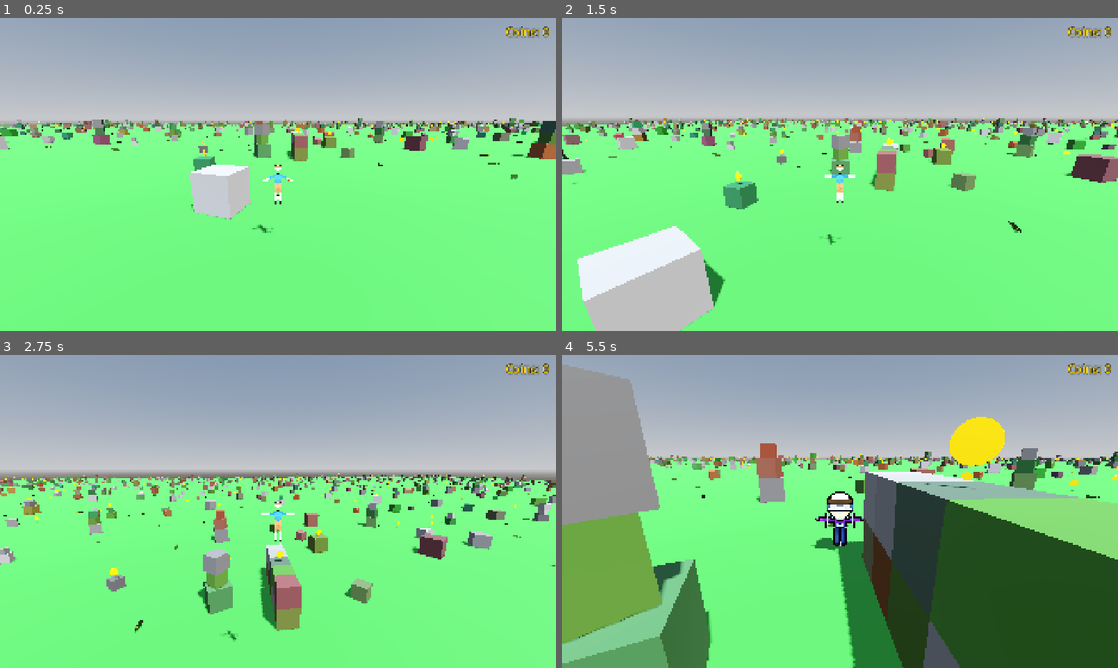
Above: before the commit, frames 1-4 (two rows, left to right).
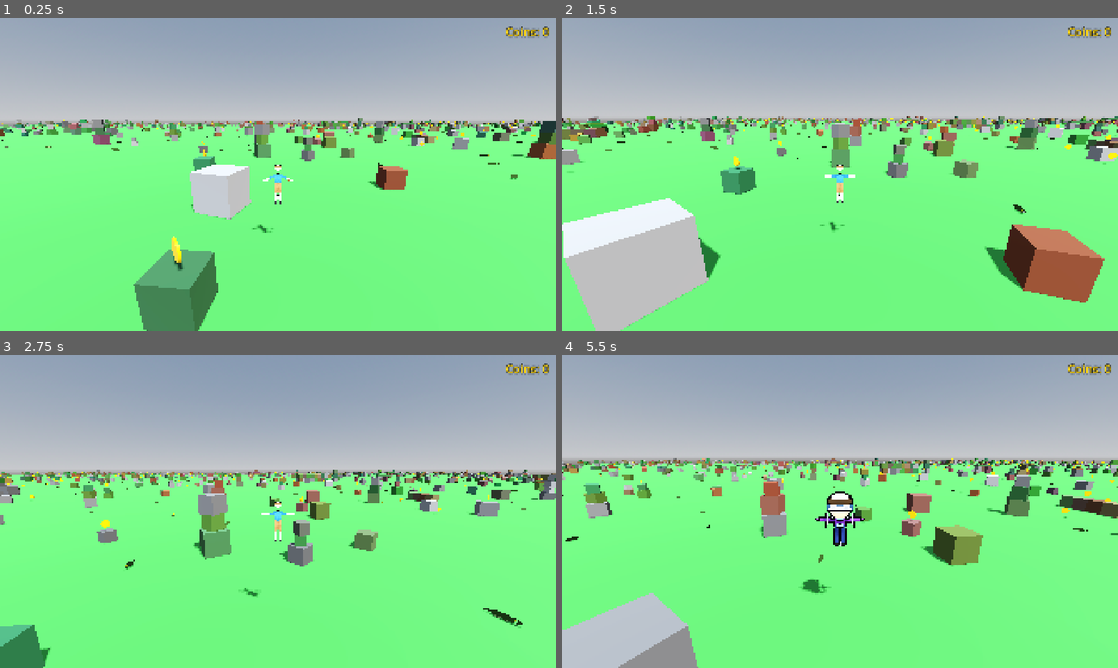
Above: after the commit, the same moments.

Repository: korjavin/godot-test1
Game: Godot game, scene res://scenes/main.tscn
Two runs of this game, one before a commit and one after it. Both use one fixed random seed, a clock stepped at 60 frames per second and the inputs below.
Inputs (mouse positions are in pixels of both pictures, inside the frame that each line leads up to):
- Up to frame 1 (0.25 s): no input
- Up to frame 2 (1.5 s): move the mouse to (867, 174) at 0.52 s; hold Shift (run) 0.53-1.28 s; hold W (move_forward) from 0.53 s (still down); tap Space (jump) at 0.77, 0.8, 1.07, 1.35 s; move the mouse to (812, 174) at 1.27 s
- Up to frame 3 (2.75 s): keep holding W (move_forward); tap Space (jump) at 1.52, 1.82, 2.3 s; tap Shift (run) at 1.55 s; move the mouse to (289, 505) at 2.02 s; hold Ctrl (duck) from 2.03 s (still down)
- Up to frame 4 (5.5 s): keep holding W (move_forward); move the mouse to (834, 517) at 2.77 s; release Ctrl (duck) at 2.78 s; tap Shift (run) at 2.85, 4.35 s; tap Space (jump) at 3.02, 3.32, 3.77, 3.8, 4.07, 4.52, 4.82, 5.1 s; move the mouse to (878, 514) at 3.52 s; hold R (switch_character) 3.53-4.28 s; move the mouse to (795, 508) at 4.27 s; move the mouse to (845, 511) at 5.02 s

The runs differ from the first frame. In frame 1, 5.6% of the frame differs, in the area x 0-98%, y 32-100%; in frame 2, 19%; in frame 3, 15%; in frame 4, 52%, in the area x 0-100%, y 3-100%.

Commit message:
Add gates + varied pyramids, lower jump, keep everything reachable
Terrain variety:
- New spawn_gate (Brandenburg-Tor style): two pillars + a lintel beam with a
  walk-through opening, added to the feature mix (wall/corridor/gate/pyramid).
- Pyramids now vary in size; ~25% are giants (10-15 levels) that tower as
  climbable landmarks.

Reachability:
- JUMP_VELOCITY 5.5 -> 5.1 (apex ~4.2m -> ~3.6m, ~14% lower) for grounded,
  climb-step-by-step jumps.
- Gate pillars lowered to 2.7-3.1m so they can still be hopped onto.
- Each structure footprint is tagged climbable; coins only perch on climbable
  tops, so no coins are stranded on sheer doubled-walls / corridor roofs.

Diff:
--- a/scripts/endless_terrain.gd
+++ b/scripts/endless_terrain.gd
@@ -44,11 +44,12 @@
 @export var object_size_min: float = 1.0
 @export var object_size_max: float = 2.5
 
-## Chance (0..1) that a chunk contains a wall — a line of blocks the player has
-## to run around. Kept low so walls show up only "sometimes", not every chunk.
-@export var wall_chance: float = 0.35
-
-## How many blocks long a wall is (random between min and max).
+## Chance (0..1) that a chunk gets one "feature" structure — a wall, a corridor,
+## or a Mayan step-pyramid — for variety. Kept moderate so structures show up
+## often enough to be interesting but the field doesn't feel crowded.
+@export var structure_chance: float = 0.5
+
+## How many blocks long a wall / corridor is (random between min and max).
 @export var wall_min_length: int = 4
 @export var wall_max_length: int = 7
 
@@ -325,10 +326,11 @@
 	# Footprints of every block we place, returned so crocodiles can avoid them.
 	var obstacles: Array = []
 
-	# Occasionally lay down a wall first, so scattered blocks can be placed around
-	# it (the scatter loop below checks against these footprints).
-	if rng.randf() < wall_chance:
-		spawn_wall(rng, parent_chunk, half_chunk, obstacles)
+	# Occasionally build one feature structure first (wall / corridor / pyramid),
+	# so scattered blocks can be placed around it (the scatter loop below checks
+	# against these footprints).
+	if rng.randf() < structure_chance:
+		spawn_feature_structure(rng, parent_chunk, half_chunk, obstacles)
 
 	# Store positions of scattered objects to check spacing between them
 	var spawned_positions: Array[Vector3] = []
@@ -383,10 +385,174 @@
 				top_y += stack_size
 
 		# Record the footprint and final top height — used to keep crocodiles out
-		# of the block and to perch coins on top of it.
-		obstacles.append({ "pos": Vector3(random_x, 0, random_z), "radius": size * 0.71, "top": top_y })
+		# of the block and to perch coins on top of it. Single blocks/towers are
+		# climbable (their steps are <= one jump), so coins may sit on top.
+		obstacles.append({ "pos": Vector3(random_x, 0, random_z), "radius": size * 0.71, "top": top_y, "climbable": true })
 
 	return obstacles
+
+func spawn_feature_structure(rng: RandomNumberGenerator, parent_chunk: MeshInstance3D, half_chunk: float, obstacles: Array) -> void:
+	"""
+	Pick and build one "feature" structure for variety: a wall, a corridor to run
+	through, or a Mayan step-pyramid. Pyramids are the biggest/rarest landmark.
+
+	@param rng: The chunk's seeded RNG (so the choice is deterministic)
+	@param parent_chunk: The chunk mesh to attach the structure to
+	@param half_chunk: Half the chunk width, for bounds
+	@param obstacles: Footprint list each piece is appended to (crocodiles + coins)
+	"""
+	var pick := rng.randf()
+	if pick < 0.3:
+		spawn_wall(rng, parent_chunk, half_chunk, obstacles)
+	elif pick < 0.55:
+		spawn_corridor(rng, parent_chunk, half_chunk, obstacles)
+	elif pick < 0.75:
+		spawn_gate(rng, parent_chunk, half_chunk, obstacles)
+	else:
+		spawn_pyramid(rng, parent_chunk, half_chunk, obstacles)
+
+func spawn_pyramid(rng: RandomNumberGenerator, parent_chunk: MeshInstance3D, half_chunk: float, obstacles: Array) -> void:
+	"""
+	Build a Mayan step-pyramid: a few square slabs stacked smallest-on-top, like a
+	ziggurat. Each layer is a single flat box (cheap), not a grid of cubes.
+
+	@param rng: The chunk's seeded RNG
+	@param parent_chunk: The chunk mesh to attach the slabs to
+	@param half_chunk: Half the chunk width, for bounds
+	@param obstacles: Footprint list (one entry for the whole base, with the apex
+	                  height as its top so a coin can perch on top)
+	"""
+	# Pyramids vary a lot in size. Most are modest; now and then a giant one with
+	# 10-15 levels towers over the field as a landmark you can climb.
+	var layers: int
+	var base_size: float
+	if rng.randf() < 0.25:
+		layers = rng.randi_range(10, 15)
+		base_size = rng.randf_range(16.0, 24.0)
+	else:
+		layers = rng.randi_range(3, 6)
+		base_size = rng.randf_range(6.0, 11.0)
+
+	var layer_height := rng.randf_range(1.0, 1.5)
+	# How much narrower each layer is than the one below it.
+	var shrink := base_size / float(layers + 1)
+
+	# Keep the whole base inside the chunk.
+	var limit := half_chunk - (base_size * 0.5 + 1.0)
+	if limit <= 0.0:
+		return  # chunk too small for this pyramid; skip it
+	var cx := rng.randf_range(-limit, limit)
+	var cz := rng.randf_range(-limit, limit)
+
+	var y := 0.0
+	for i in layers:
+		var w := base_size - i * shrink
+		create_box(parent_chunk, Vector3(cx, y + layer_height / 2.0, cz), Vector3(w, layer_height, w), 0.0, rng)
+		y += layer_height
+
+	# One footprint for the whole base; top = apex height. Pyramids are climbable
+	# via their steps, so a coin on the apex is reachable (just a long climb).
+	obstacles.append({ "pos": Vector3(cx, 0, cz), "radius": base_size * 0.71, "top": y, "climbable": true })
+
+func spawn_gate(rng: RandomNumberGenerator, parent_chunk: MeshInstance3D, half_chunk: float, obstacles: Array) -> void:
+	"""
+	Build a monumental gate (Brandenburg-Tor style): two tall pillars with a thick
+	lintel beam across the top, leaving an opening to walk through.
+
+	The pillars are about as tall as a full jump, so reaching the coin that perches
+	on the lintel is genuinely hard — you have to hop up onto a pillar and then up
+	onto the lintel. That's intentional "hard to reach" gameplay.
+
+	@param rng: The chunk's seeded RNG
+	@param parent_chunk: The chunk mesh to attach the gate to
+	@param half_chunk: Half the chunk width, for bounds
+	@param obstacles: Footprint list (pillars, plus a coin-perch on the lintel)
+	"""
+	var pillar_w := rng.randf_range(1.3, 1.8)
+	# Pillars stay just under jump height (~3.6 m) so you can still hop onto one to
+	# reach the lintel coin — hard, but possible.
+	var pillar_h := rng.randf_range(2.7, 3.1)
+	var depth := rng.randf_range(1.3, 2.0)
+	var opening := rng.randf_range(3.0, 4.5)
+	var lintel_h := rng.randf_range(0.9, 1.3)
+	var total_w := opening + 2.0 * pillar_w  # full span across both pillars
+
+	# Pillars are separated along X (and you walk through along Z) or vice-versa.
+	var along_x := rng.randf() < 0.5
+
+	# Conservative bound that fits the gate whichever way it's turned.
+	var limit := half_chunk - (total_w * 0.5 + 1.0)
+	if limit <= 0.0:
+		return
+	var cx := rng.randf_range(-limit, limit)
+	var cz := rng.randf_range(-limit, limit)
+
+	# Distance from the gate centre to each pillar's centre.
+	var half_span := opening * 0.5 + pillar_w * 0.5
+
+	for pillar_sign in 2:
+		var s := -1.0 if pillar_sign == 0 else 1.0
+		var px: float = cx + (s * half_span if along_x else 0.0)
+		var pz: float = cz + (0.0 if along_x else s * half_span)
+		# Pillar is pillar_w across the span axis and `depth` across the other.
+		var pillar_dims: Vector3 = Vector3(pillar_w, pillar_h, depth) if along_x else Vector3(depth, pillar_h, pillar_w)
+		create_box(parent_chunk, Vector3(px, pillar_h * 0.5, pz), pillar_dims, 0.0, rng)
+		# Each pillar is its own footprint, so crocodiles can still pass through
+		# the opening between them.
+		obstacles.append({ "pos": Vector3(px, 0, pz), "radius": maxf(pillar_w, depth) * 0.71, "top": pillar_h, "climbable": true })
+
+	# Lintel beam spanning the full width, resting on top of both pillars.
+	var lintel_dims: Vector3 = Vector3(total_w, lintel_h, depth) if along_x else Vector3(depth, lintel_h, total_w)
+	create_box(parent_chunk, Vector3(cx, pillar_h + lintel_h * 0.5, cz), lintel_dims, 0.0, rng)
+
+	# Register the lintel centre as a (hard-to-reach but climbable) coin perch.
+	obstacles.append({ "pos": Vector3(cx, 0, cz), "radius": 1.0, "top": pillar_h + lintel_h, "climbable": true })
+
+func spawn_corridor(rng: RandomNumberGenerator, parent_chunk: MeshInstance3D, half_chunk: float, obstacles: Array) -> void:
+	"""
+	Build a corridor: two parallel two-block-high walls with a gap between them
+	that the player can run down.
+
+	@param rng: The chunk's seeded RNG
+	@param parent_chunk: The chunk mesh to attach the walls to
+	@param half_chunk: Half the chunk width, for bounds
+	@param obstacles: Footprint list each block is appended to
+	"""
+	var block_size := rng.randf_range(1.8, 2.4)
+	var step := block_size * 0.98
+	var length := rng.randi_range(wall_min_length + 1, wall_max_length + 1)
+	# Width of the walkable gap between the two walls.
+	var gap := rng.randf_range(2.5, 4.0)
+
+	var along_x := rng.randf() < 0.5
+	var limit := half_chunk - 2.0
+
+	# Trim the corridor if it's longer than the chunk can hold.
+	var span := (length - 1) * step
+	if span > 2.0 * limit:
+		length = int(floor((2.0 * limit) / step)) + 1
+		span = (length - 1) * step
+
+	# Bail if the chunk can't fit the corridor's width.
+	if limit - gap * 0.5 <= -limit + gap * 0.5:
+		return
+	var start := rng.randf_range(-limit, limit - span)
+	# Centreline of the corridor on the perpendicular axis.
+	var center_perp := rng.randf_range(-limit + gap * 0.5, limit - gap * 0.5)
+
+	# Two parallel walls, offset to either side of the centreline.
+	for side_sign in 2:
+		var side := -1.0 if side_sign == 0 else 1.0
+		var perp := center_perp + side * gap * 0.5
+		for i in length:
+			var along := start + i * step
+			var x := along if along_x else perp
+			var z := perp if along_x else along
+			# Two blocks tall so it reads as an enclosed passage. Sheer and taller
+			# than a jump, so it's not climbable (no coins perch on the roof).
+			create_block(parent_chunk, Vector3(x, block_size / 2.0, z), block_size, 0.0, rng)
+			create_block(parent_chunk, Vector3(x, block_size + block_size / 2.0, z), block_size, 0.0, rng)
+			obstacles.append({ "pos": Vector3(x, 0, z), "radius": block_size * 0.71, "top": 2.0 * block_size, "climbable": false })
 
 func spawn_wall(rng: RandomNumberGenerator, parent_chunk: MeshInstance3D, half_chunk: float, obstacles: Array) -> void:
 	"""
@@ -428,31 +594,41 @@
 		# Wall blocks are axis-aligned (yaw 0) so they sit flush against each other.
 		create_block(parent_chunk, Vector3(x, block_size / 2.0, z), block_size, 0.0, rng)
 		var top := block_size
+		# A single-block section is low enough to hop onto; a doubled one is not.
+		var climbable := true
 
 		# Now and then double a section up so the wall isn't a uniform single row.
 		if rng.randf() < 0.3:
 			create_block(parent_chunk, Vector3(x, block_size + block_size / 2.0, z), block_size, 0.0, rng)
 			top = 2.0 * block_size
-
-		obstacles.append({ "pos": Vector3(x, 0, z), "radius": block_size * 0.71, "top": top })
+			climbable = false
+
+		obstacles.append({ "pos": Vector3(x, 0, z), "radius": block_size * 0.71, "top": top, "climbable": climbable })
 
 func create_block(parent_chunk: MeshInstance3D, center_pos: Vector3, size: float, yaw: float, rng: RandomNumberGenerator) -> void:
 	"""
-	Create one cube block (mesh + earthy material + box collision) and parent it
-	to the chunk. Shared by the scattered blocks, the stacked towers and the walls.
-
-	@param parent_chunk: The chunk mesh to attach the block to
-	@param center_pos: Block centre position, local to the chunk (Y is the centre,
-	                    so pass size/2 to sit a block on the ground)
-	@param size: Cube edge length
-	@param yaw: Y rotation in radians (0 for walls so they line up; random for scatter)
+	Create one cube block. Thin wrapper over create_box for the common case where
+	all three dimensions are equal (scattered blocks, towers, walls, corridors).
+	"""
+	create_box(parent_chunk, center_pos, Vector3(size, size, size), yaw, rng)
+
+func create_box(parent_chunk: MeshInstance3D, center_pos: Vector3, dimensions: Vector3, yaw: float, rng: RandomNumberGenerator) -> void:
+	"""
+	Create one box (mesh + earthy material + matching box collision) and parent it
+	to the chunk. Used for cube blocks and for the flat slabs that make up pyramids.
+
+	@param parent_chunk: The chunk mesh to attach the box to
+	@param center_pos: Box centre position, local to the chunk (Y is the centre,
+	                   so pass height/2 to sit a box on the ground)
+	@param dimensions: Full box size on each axis (width, height, depth)
+	@param yaw: Y rotation in radians (0 to keep faces axis-aligned)
 	@param rng: The chunk's seeded RNG, used for the random material colour
 	"""
 	var object_instance := MeshInstance3D.new()
 
-	# Create a cube mesh at the requested size
-	var cube_mesh := BoxMesh.new()
-	cube_mesh.size = Vector3(size, size, size)
+	# Create a box mesh at the requested dimensions
+	var box_mesh := BoxMesh.new()
+	box_mesh.size = dimensions
 
 	# Create a material with random earthy/natural colours (browns, grays, mossy)
 	var object_material := StandardMaterial3D.new()
@@ -475,18 +651,18 @@
 			)
 
 	object_material.roughness = rng.randf_range(0.7, 1.0)
-	cube_mesh.material = object_material
-	object_instance.mesh = cube_mesh
-
-	# Position (local to the chunk) and orient the block.
+	box_mesh.material = object_material
+	object_instance.mesh = box_mesh
+
+	# Position (local to the chunk) and orient the box.
 	object_instance.position = center_pos
 	object_instance.rotation.y = yaw
 
-	# Add collision so the player (and crocodiles) can't walk through the block.
+	# Add collision so the player (and crocodiles) can't walk through the box.
 	var static_body := StaticBody3D.new()
 	var collision_shape := CollisionShape3D.new()
 	var box_shape := BoxShape3D.new()
-	box_shape.size = Vector3(size, size, size)
+	box_shape.size = dimensions
 	collision_shape.shape = box_shape
 
 	static_body.add_child(collision_shape)
@@ -616,9 +792,17 @@
 		var coin_pos: Vector3
 		var roll := rng.randf()
 
-		if roll < 0.3 and obstacles.size() > 0:
-			# Perch a coin on top of a random block / tower.
-			var ob = obstacles[rng.randi_range(0, obstacles.size() - 1)]
+		if roll < 0.3:
+			# Perch a coin on top of a *climbable* structure, so it can actually be
+			# reached. Sheer tops taller than a jump (doubled walls, corridor roofs)
+			# are skipped; pyramids/gates/blocks are fair game.
+			var perches: Array = []
+			for o in obstacles:
+				if o.get("climbable", false):
+					perches.append(o)
+			if perches.is_empty():
+				continue
+			var ob = perches[rng.randi_range(0, perches.size() - 1)]
 			coin_pos = Vector3(ob.pos.x, ob.top + COIN_BLOCK_OFFSET, ob.pos.z)
 		else:
 			# Out in the open: a ground-level coin, or a higher "jump for it" one.
--- a/scripts/player_controller.gd
+++ b/scripts/player_controller.gd
@@ -43,8 +43,11 @@
 
 ## Jump velocity determines how high the character can jump
 ## Higher values = higher jumps
-## Physics Note: This is the initial upward velocity when jumping
-const JUMP_VELOCITY: float = 8.0
+## Physics Note: This is the initial upward velocity when jumping.
+## Apex height scales with the SQUARE of this. With gravity = 3.6 the apex is
+## about JUMP_VELOCITY^2 / (2 * gravity): 5.1 -> ~3.6 m. Single blocks top out at
+## 2.5 m and structures are climbed in <=3 m steps, so everything stays jumpable.
+const JUMP_VELOCITY: float = 5.1
 
 ## Gravity value (meters per second squared)
 ## This matches Earth's gravity. The physics engine uses this to pull
